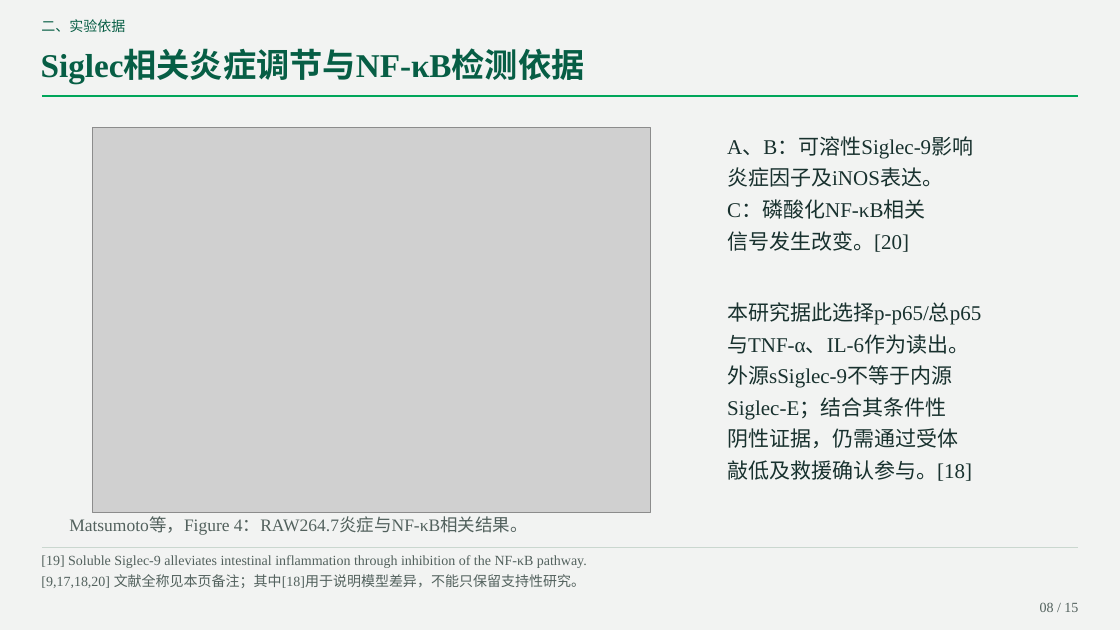
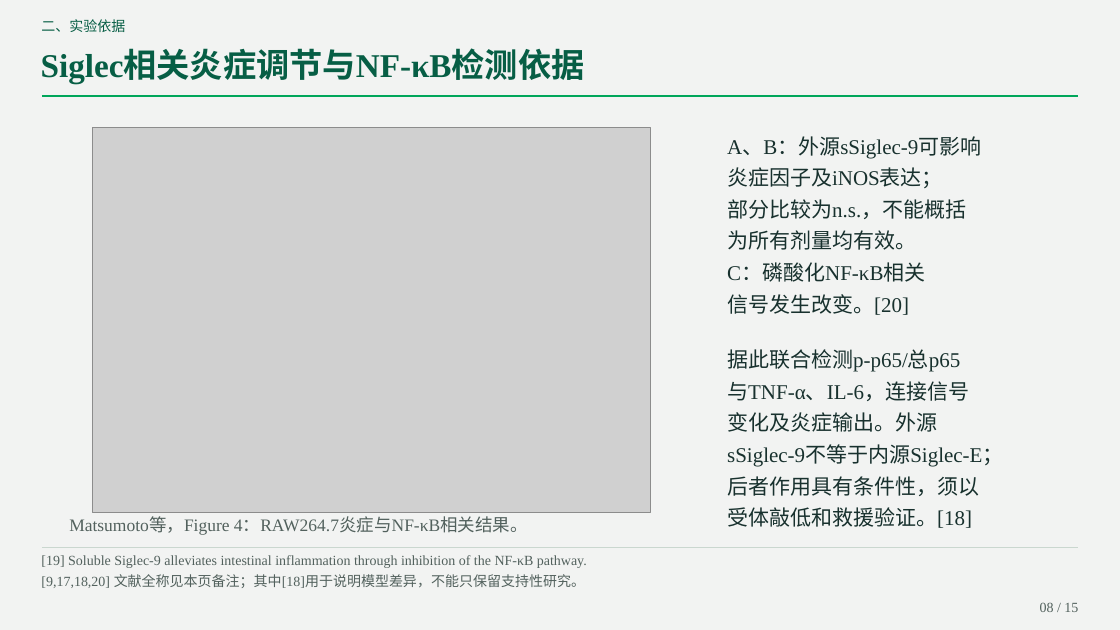
Before and after one commit to lizizhizhi-ai/111111, a slide deck: slide 8 of DSG2_Siglec_journal.pptx. Drawn at 1120x630 pixels with LibreOffice and Linux fonts; fonts in the diff are those of the drawing; grey boxes stand for pictures. Boxes give left, top, right and bottom in pixels: in the first picture for what was removed or moved away, otherwise in the second. Text is boxed around its words. In the diff, an @@ line names an element or a change of style, - is before the commit and + after.

```diff
--- a/DSG2_Siglec_journal.pptx
+++ b/DSG2_Siglec_journal.pptx
@@ text at [727,138,981,315]: text changed @@
-A、B：可溶性Siglec-9影响
-炎症因子及iNOS表达。
-C：磷酸化NF-κB相关
-信号发生改变。[20]
+A、B：外源sSiglec-9可影响
+炎症因子及iNOS表达；
+部分比较为n.s.，不能概括
+为所有剂量均有效。
+C：磷酸化NF-κB相关
+信号发生改变。[20]
@@ text at [727,349,1003,528]: text changed @@
-本研究据此选择p-p65/总p65
-与TNF-α、IL-6作为读出。
-外源sSiglec-9不等于内源
-Siglec-E；结合其条件性
-阴性证据，仍需通过受体
-敲低及救援确认参与。[18]
+据此联合检测p-p65/总p65
+与TNF-α、IL-6，连接信号
+变化及炎症输出。外源
+sSiglec-9不等于内源Siglec-E；
+后者作用具有条件性，须以
+受体敲低和救援验证。[18]
```
Also in this commit, not shown: 13 other slides changed, 2 other files.
